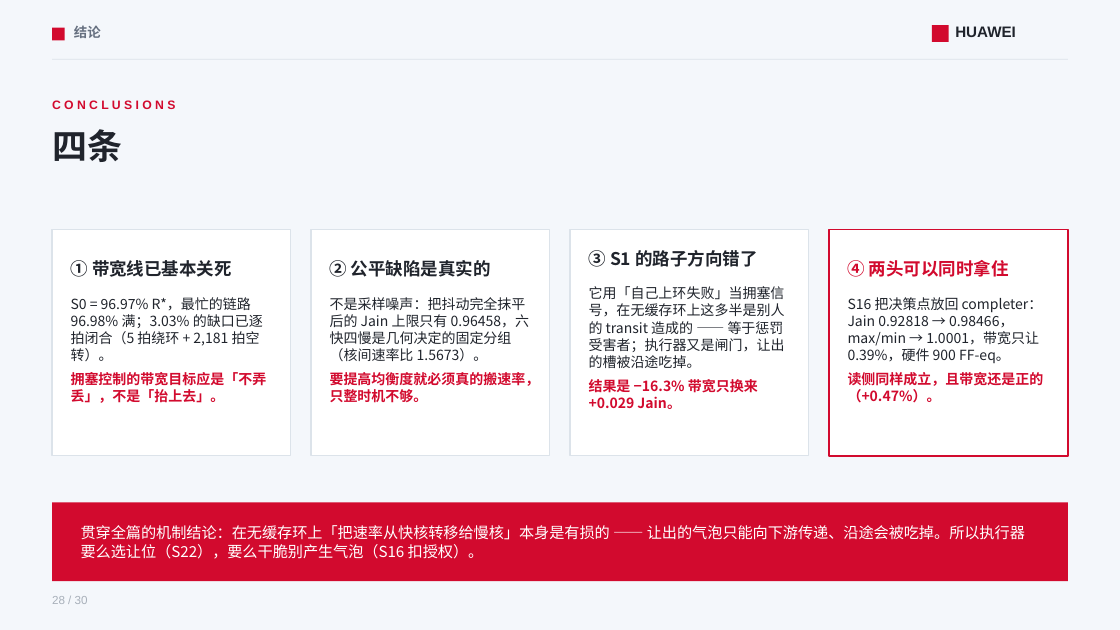
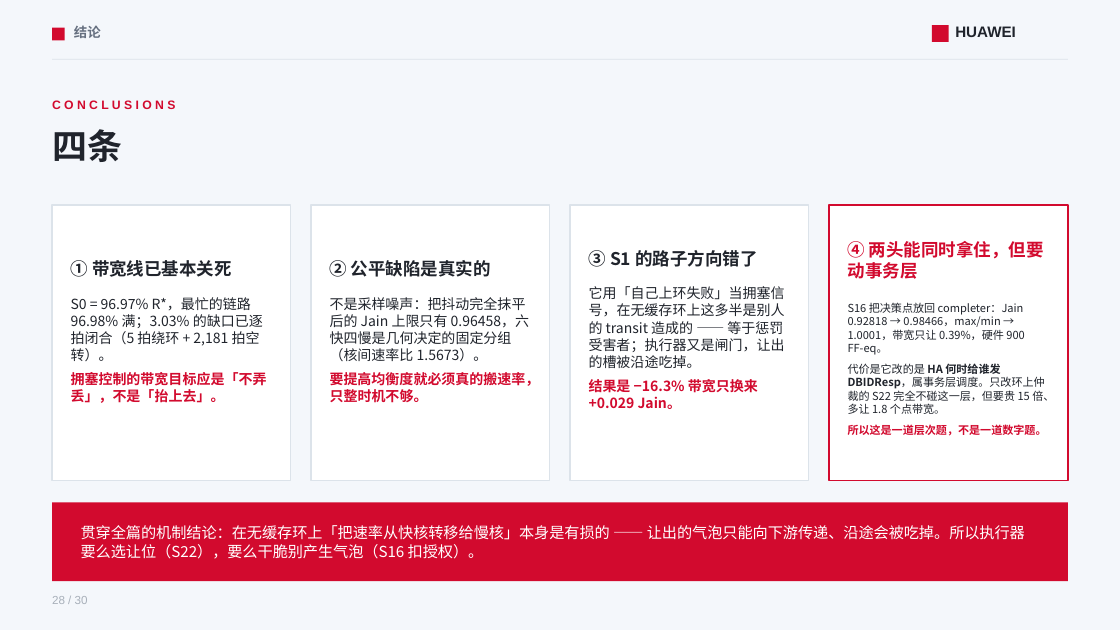
Before and after one commit to lukebest/booksim2, a slide deck: slide 28 of ppt/ring2-write-fairness.pptx. Drawn at 1120x630 pixels with LibreOffice and Linux fonts; fonts in the diff are those of the drawing. Boxes give left, top, right and bottom in pixels: in the first picture for what was removed or moved away, otherwise in the second. Text is boxed around its words. In the diff, an @@ line names an element or a change of style, - is before the commit and + after.

```diff
--- a/ppt/ring2-write-fairness.pptx
+++ b/ppt/ring2-write-fairness.pptx
@@ rectangle: place and size @@
-rectangle at (52, 229, 291, 455)
+rectangle at (52, 205, 291, 481)
@@ rectangle: place and size @@
-rectangle at (311, 229, 549, 455)
+rectangle at (311, 205, 549, 481)
@@ rectangle: place and size @@
-rectangle at (571, 229, 809, 455)
+rectangle at (571, 205, 809, 481)
@@ rectangle: place and size @@
-rectangle at (829, 229, 1068, 455)
+rectangle at (829, 205, 1068, 481)
@@ text at (848, 241, 1044, 279): text changed @@
-④ 两头可以同时拿住
+④ 两头能同时拿住，但要动事务层
@@ text at (848, 302, 1024, 355): size 12 to 9.5 pt in "S16 把决策点放回 completer：Jain 0.92818 → 0.98466，max/min → ..." @@
@@ text at (848, 363, 1054, 436): text changed; size 12 to 9.5 pt; text colour #D20A2E to #20242C; bold off @@
-读侧同样成立，且带宽还是正的（+0.47%）。
+代价是它改的是 HA 何时给谁发 DBIDResp，属事务层调度。只改环上仲裁的 S22 完全不碰这一层，但要贵 15 倍、多让 1.8 个点带宽。
+所以这是一道层次题，不是一道数字题。
```
Also in this commit, not shown: 6 other slides changed, 6 other files.
